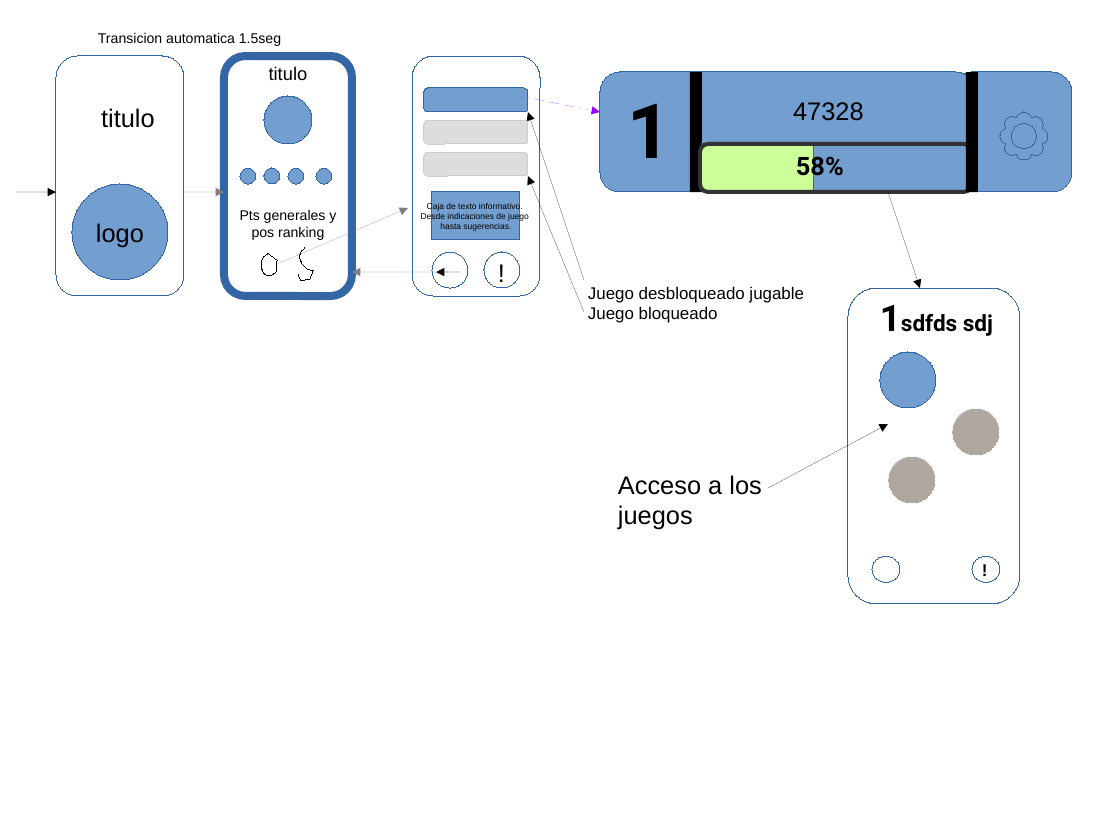
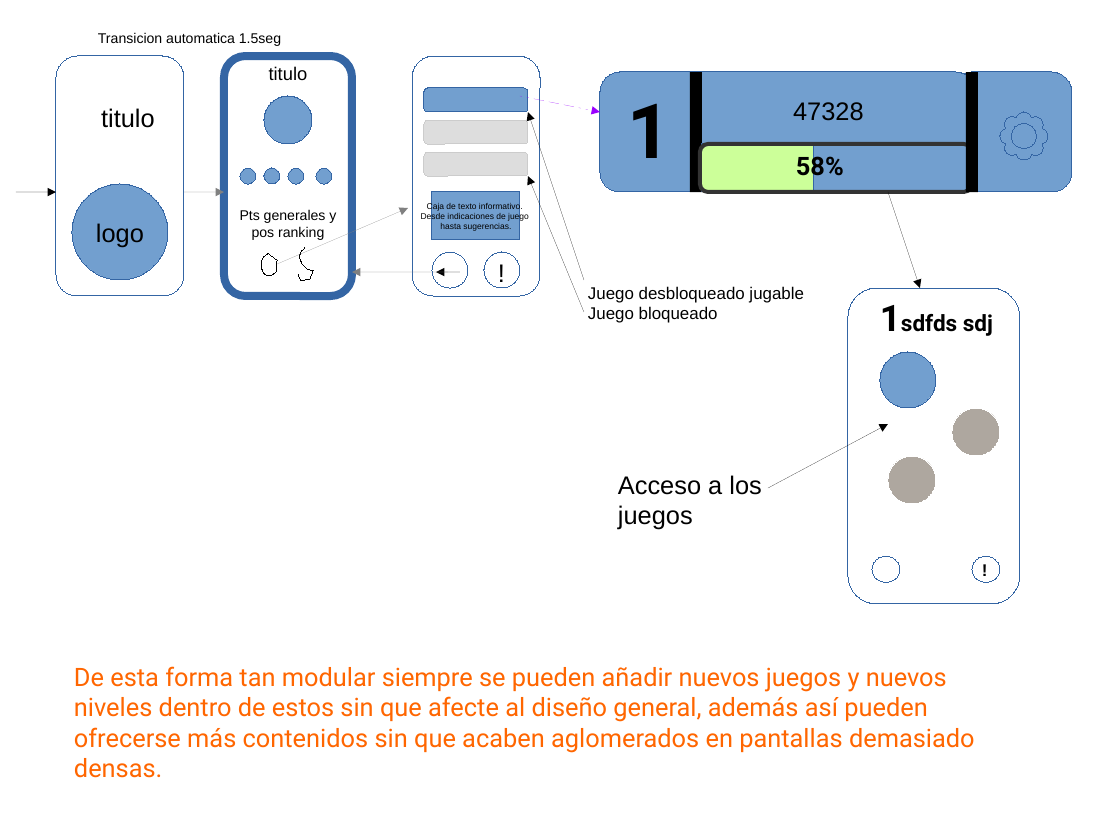
Before and after one commit to ButterFlyDevs/BrainStudio, a slide deck: slide 1 of diseñoGrafico/esquema.odp. Drawn at 1120x840 pixels with LibreOffice and Linux fonts; fonts in the diff are those of the drawing. Boxes give left, top, right and bottom in pixels: in the first picture for what was removed or moved away, otherwise in the second. Text is boxed around its words. In the diff, an @@ line names an element or a change of style, - is before the commit and + after.

Commit message:
Añadido layout de 24 elementos antes del cambio brusco de diseño a una sola clase que genera todos los niveles que queramos.

```diff
--- a/diseñoGrafico/esquema.odp
+++ b/diseñoGrafico/esquema.odp
@@ text added at (x1=74, y1=666, x2=975, y2=778), 18 pt, text #FF6600 @@
+De esta forma tan modular siempre se pueden añadir nuevos juegos y nuevos niveles dentro de estos sin que afecte al diseño general, además así pueden ofrecerse más contenidos sin que acaben aglomerados en pantallas demasiado densas.
```
Also in this commit, not shown: 9 other files.
